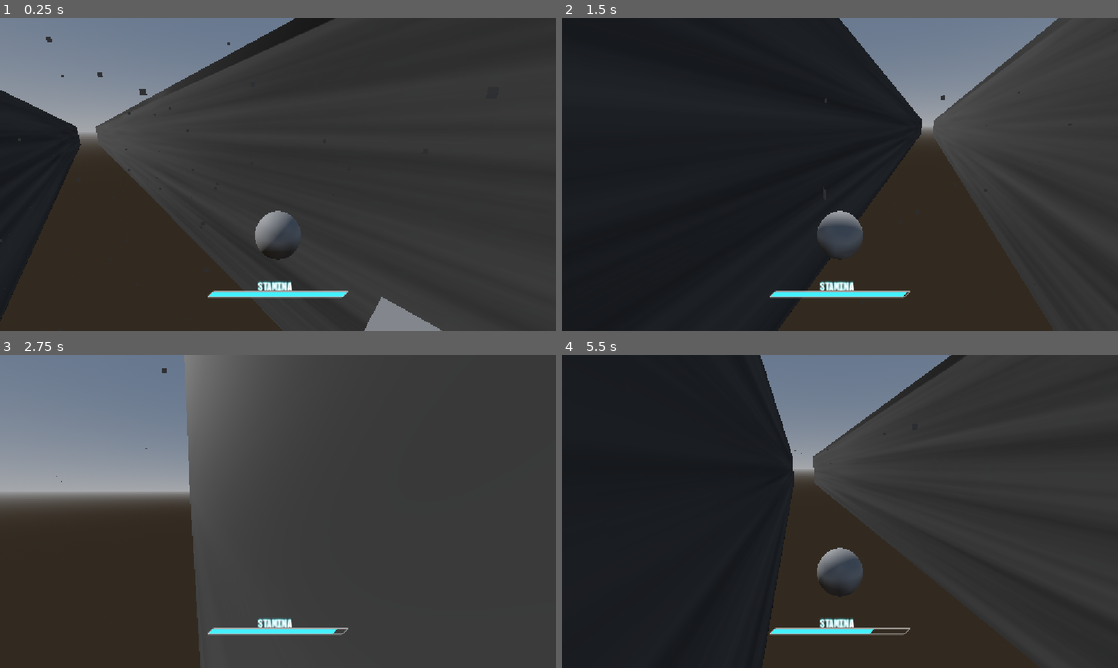
Above: before the commit, frames 1-4 (two rows, left to right).
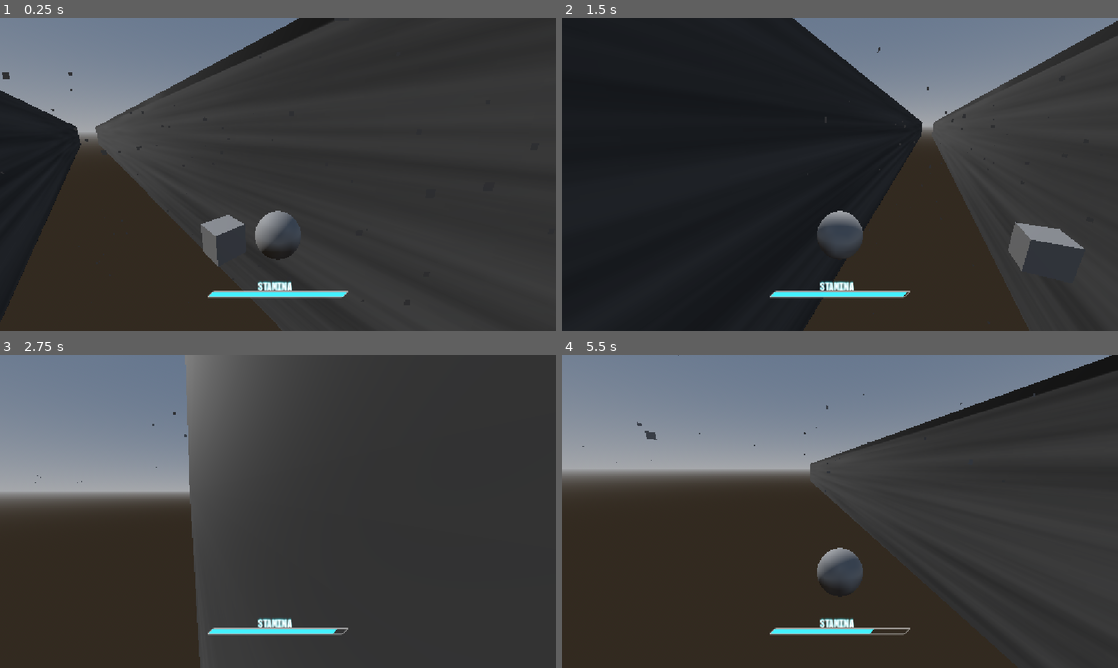
Above: after the commit, the same moments.

Repository: PortalGolem/havenIE2026GameJam
Game: Godot game, scene res://Scenes/Main.tscn
Same seed, same stepped clock (60 frames per second), same inputs: the game is played once before the commit and once after it.
Inputs (mouse positions are in pixels of both pictures, inside the frame that each line leads up to):
- Up to frame 1 (0.25 s): no input
- Up to frame 2 (1.5 s): move the mouse to (867, 174) at 0.52 s; press the mouse at (867, 174) at 0.53 s; hold W (Forward) from 0.53 s (still down); tap Space (Jump) at 0.77 s; move the mouse to (812, 174) at 1.27 s; release the mouse at (812, 174) at 1.28 s; tap Shift (Dash) at 1.35 s
- Up to frame 3 (2.75 s): keep holding W (Forward); tap Space (Jump) at 1.52 s; move the mouse to (289, 505) at 2.02 s; press the mouse at (289, 505) at 2.03 s
- Up to frame 4 (5.5 s): keep holding W (Forward); move the mouse to (834, 517) at 2.77 s; release the mouse at (834, 517) at 2.78 s; tap Shift (Dash) at 2.85, 4.35 s; tap Space (Jump) at 3.02, 3.77, 4.52, 5 s; move the mouse to (878, 514) at 3.52 s; press the mouse at (878, 514) at 3.53 s; tap Enter at 4.25 s; move the mouse to (795, 508) at 4.27 s; release the mouse at (795, 508) at 4.28 s; move the mouse to (845, 511) at 5.02 s; press the mouse at (845, 511) at 5.03 s

The runs differ from the first frame. In frame 1, 1.7% of the frame differs, in the area x 0-80%, y 0-100%; in frame 2, 5.2%; in frame 3, less than 0.1%; in frame 4, 36%, in the area x 0-100%, y 0-100%.

Commit message:
maybe fix some things

Diff:
--- a/Player/PlayerController.gd
+++ b/Player/PlayerController.gd
@@ -132,7 +132,7 @@
 		wallCollision = false
 	elif currentMovement == MOVEMENT_MODE.AIR:
 		# accept input left and right and change velocity
-		velocity = move_towards_tripple_vector(Vector3.BACK * minZVelocity, velocity, airDrag)
+		velocity = move_towards_tripple_vector(Vector3.BACK * minZVelocity, velocity, delta * airDrag)
 		velocity += Vector3(delta * movementInput.x * airSpeed, 0, 0)
 		velocity.y -= airGravity * delta
 		position += Vector3(velocity.x, velocity.y, -velocity.z) * delta
@@ -261,24 +261,24 @@
 	var returnAmmount:Vector3
 	if startingPosition.x > target.x:
 		returnAmmount.x = startingPosition.x - ammount.x
+		returnAmmount.x = min(target.x, returnAmmount.x)
+	else:
+		returnAmmount.x = startingPosition.x + ammount.x
 		returnAmmount.x = max(target.x, returnAmmount.x)
-	else:
-		returnAmmount.x = startingPosition.x + ammount.x
-		returnAmmount.x = min(target.x, returnAmmount.x)
 
 	if startingPosition.y > target.y:
 		returnAmmount.y = startingPosition.y - ammount.y
+		returnAmmount.y = min(target.y, returnAmmount.y)
+	else:
+		returnAmmount.y = startingPosition.y + ammount.y
 		returnAmmount.y = max(target.y, returnAmmount.y)
-	else:
-		returnAmmount.y = startingPosition.y + ammount.y
-		returnAmmount.y = min(target.y, returnAmmount.y)
 
 	if startingPosition.z > target.z:
 		returnAmmount.z = startingPosition.z - ammount.z
+		returnAmmount.z = min(target.z, returnAmmount.z)
+	else:
+		returnAmmount.z = startingPosition.z + ammount.z
 		returnAmmount.z = max(target.z, returnAmmount.z)
-	else:
-		returnAmmount.z = startingPosition.z + ammount.z
-		returnAmmount.z = min(target.z, returnAmmount.z)
 
 	return returnAmmount
 
--- a/Scenes/andrew_test.tscn
+++ b/Scenes/andrew_test.tscn
@@ -34,6 +34,7 @@
 mouseSensitivity = 0.01
 groundSpeed = 50.0
 airSpeed = 8.0
+airDrag = Vector3(0.5, 0, -3)
 airGravity = 1.5
 wallDrag = 0.5
 wallGravity = 1.0
@@ -45,6 +46,7 @@
 maxYRotation = 45.0
 jumpVector = Vector3(10, 5, 25)
 dashVector = Vector3(0, 3, 20)
+minZVelocity = -1.0
 
 [node name="WorldEnvironment" type="WorldEnvironment" parent="." unique_id=790657928]
 environment = SubResource("Environment_2m7an")
